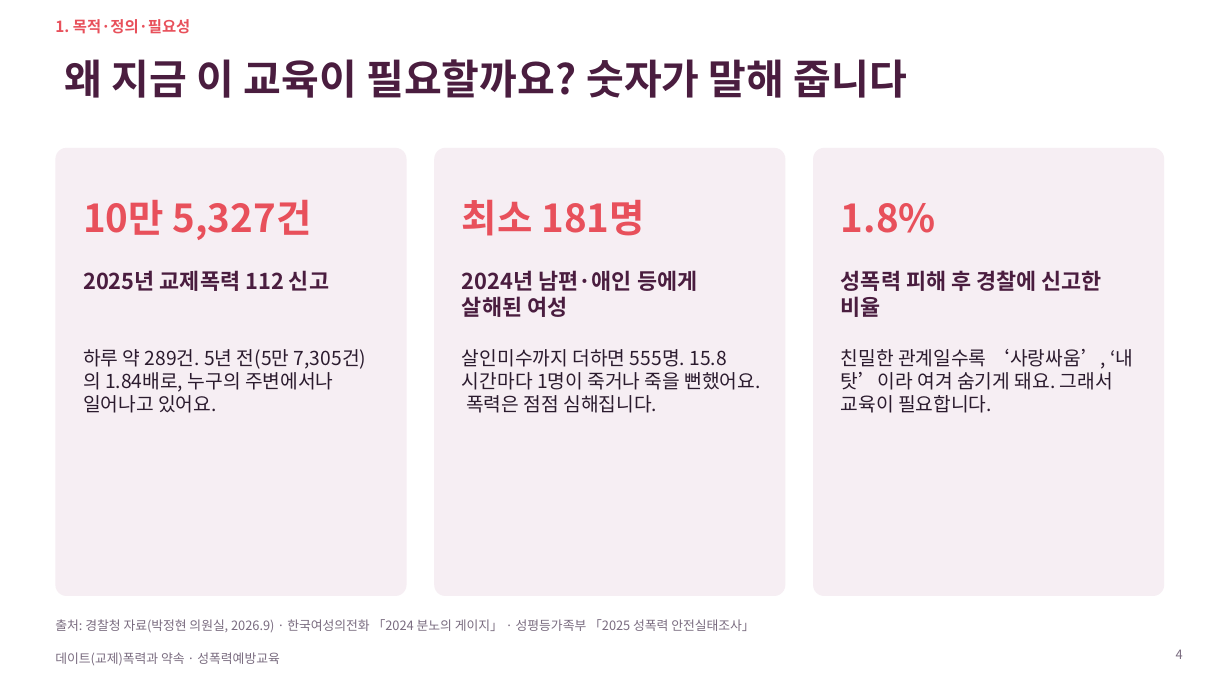
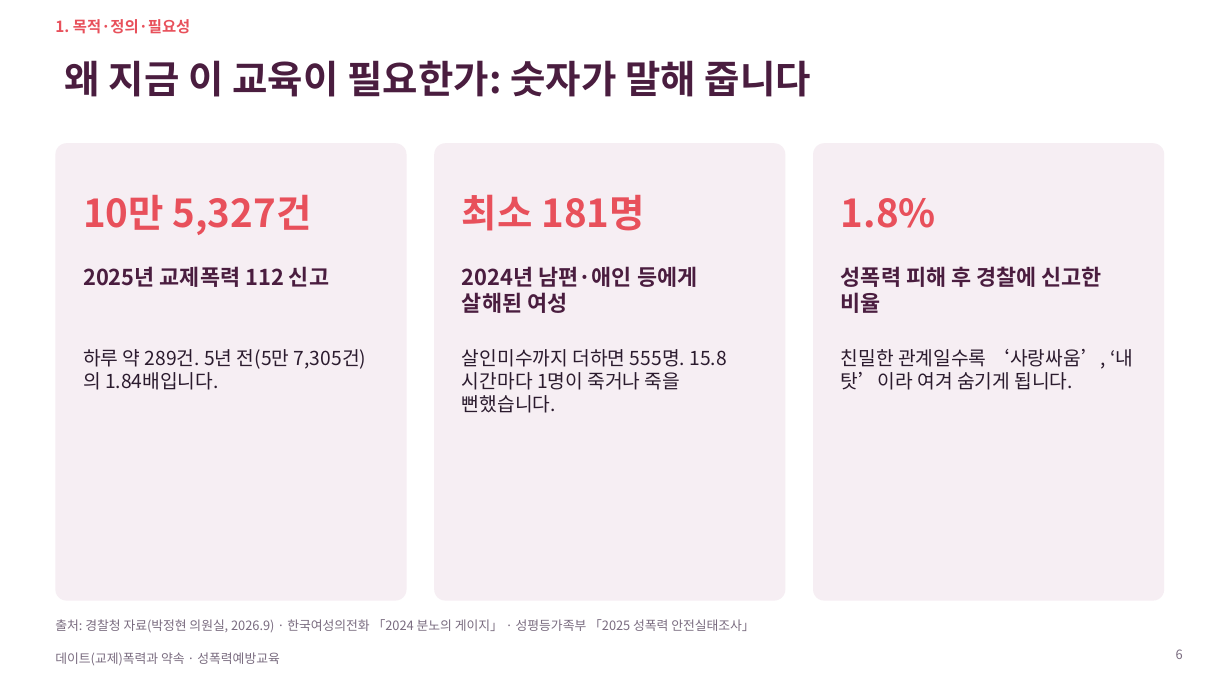
Before and after one commit to ash1234a/security-research-learning, a slide deck: slide 6 of 데이트폭력과_약속.pptx (slide 4 before the commit). Drawn at 1232x693 pixels with LibreOffice and Linux fonts; fonts in the diff are those of the drawing. Boxes give left, top, right and bottom in pixels: in the first picture for what was removed or moved away, otherwise in the second. Text is boxed around its words. In the diff, an @@ line names an element or a change of style, - is before the commit and + after.

```diff
--- a/데이트폭력과_약속.pptx
+++ b/데이트폭력과_약속.pptx
@@ title at [65,60,811,97]: text changed; size 32 to 30 pt @@
-왜 지금 이 교육이 필요할까요? 숫자가 말해 줍니다
+왜 지금 이 교육이 필요한가: 숫자가 말해 줍니다
@@ rounded rectangle: place and size @@
-rounded rectangle at [55,148,407,596]
+rounded rectangle at [55,143,407,601]
@@ rounded rectangle: place and size @@
-rounded rectangle at [434,148,786,596]
+rounded rectangle at [434,143,786,601]
@@ rounded rectangle: place and size @@
-rounded rectangle at [813,148,1165,596]
+rounded rectangle at [813,143,1165,601]
@@ 6 texts: place and size @@
-6 texts at [83,199,1102,317]
+6 texts at [83,194,1102,313]
@@ text at [83,349,366,390]: text changed @@
-하루 약 289건. 5년 전(5만 7,305건)의 1.84배로, 누구의 주변에서나 일어나고 있어요.
+하루 약 289건. 5년 전(5만 7,305건)의 1.84배입니다.
@@ text at [462,349,726,413]: text changed @@
-살인미수까지 더하면 555명. 15.8시간마다 1명이 죽거나 죽을 뻔했어요. 폭력은 점점 심해집니다.
+살인미수까지 더하면 555명. 15.8시간마다 1명이 죽거나 죽을 뻔했습니다.
@@ text at [841,349,1133,390]: text changed @@
-친밀한 관계일수록 ‘사랑싸움’, ‘내 탓’이라 여겨 숨기게 돼요. 그래서 교육이 필요합니다.
+친밀한 관계일수록 ‘사랑싸움’, ‘내 탓’이라 여겨 숨기게 됩니다.
@@ page number at [1176,649,1183,659]: text changed @@
-4
+6
```
Also in this commit, not shown: 15 other slides changed, 13 slides added, 13 slides removed.
